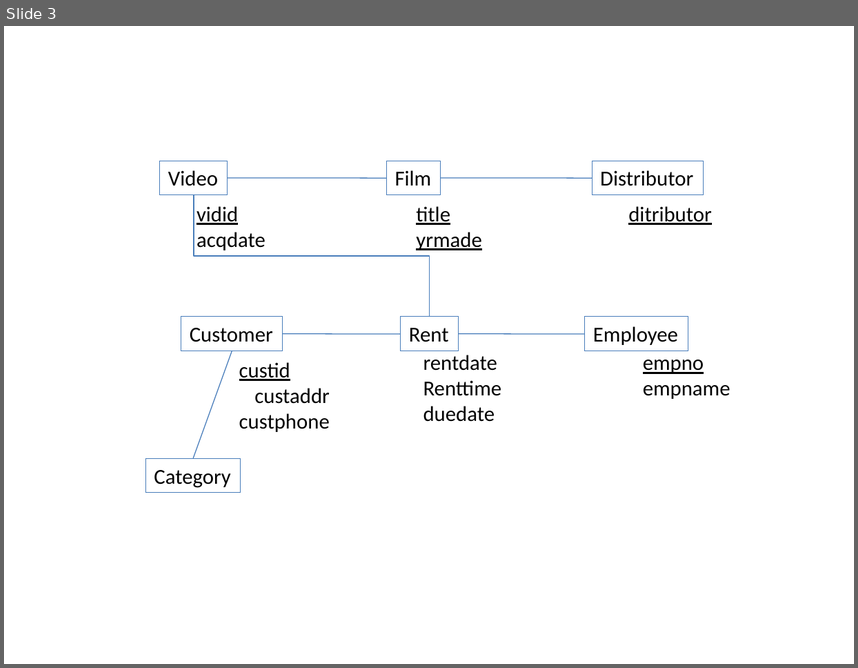
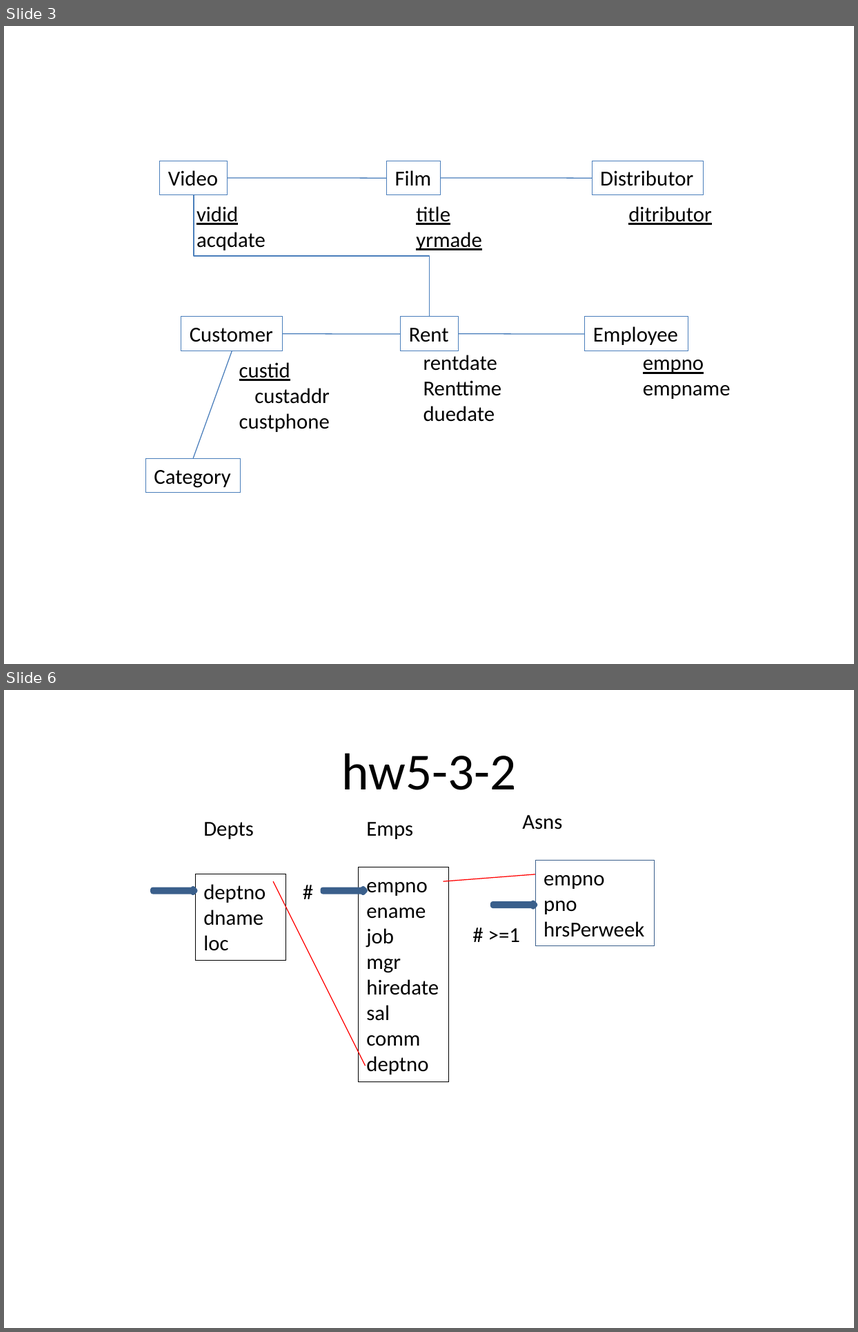
Before and after one commit to kimcharli/src-pe-tools, a slide deck: classes/CS579/dbclass/hw4-1a.pptx. Shown one above the other, each under a label of ours: slide 3 before the commit, slides 3 and 6 after it; the slides between them are not shown. The pictures are 858x668 and 858x1332 pixels, drawn with LibreOffice and Linux fonts; fonts in the diff are those of the drawing. Boxes give left, top, right and bottom in pixels: in the first picture for what was removed or moved away, otherwise in the second. Text is boxed around its words. In the diff, an @@ line names an element or a change of style, - is before the commit and + after.

```diff
--- a/classes/CS579/dbclass/hw4-1a.pptx
+++ b/classes/CS579/dbclass/hw4-1a.pptx
@@ slide 6 added at (4,690,854,1328), background #FFFFFF @@
@@ title added at (341,753,516,790), 44 pt, text #000000 @@
+hw5-3-2
@@ group added at (153,815,654,1081): 5 texts, 3 rectangles, 3 right arrows, 2 lines @@
+deptno
+dname
+loc
+Depts
+empno
+ename
+job
+mgr
+hiredate
+sal
+comm
+deptno
+Emps
+#
+empno
+pno
+hrsPerweek
+Asns
+# >=1
```
Also in this commit, not shown: 2 other slides added, 2 other files.
